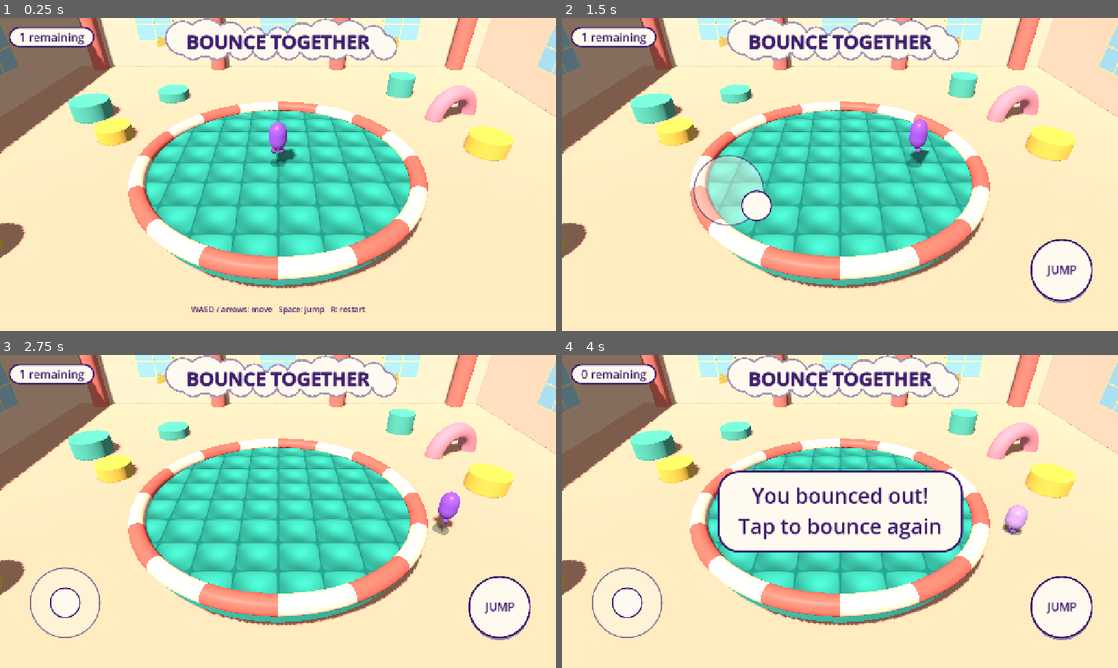
Above: before the commit, frames 1-4 (two rows, left to right).
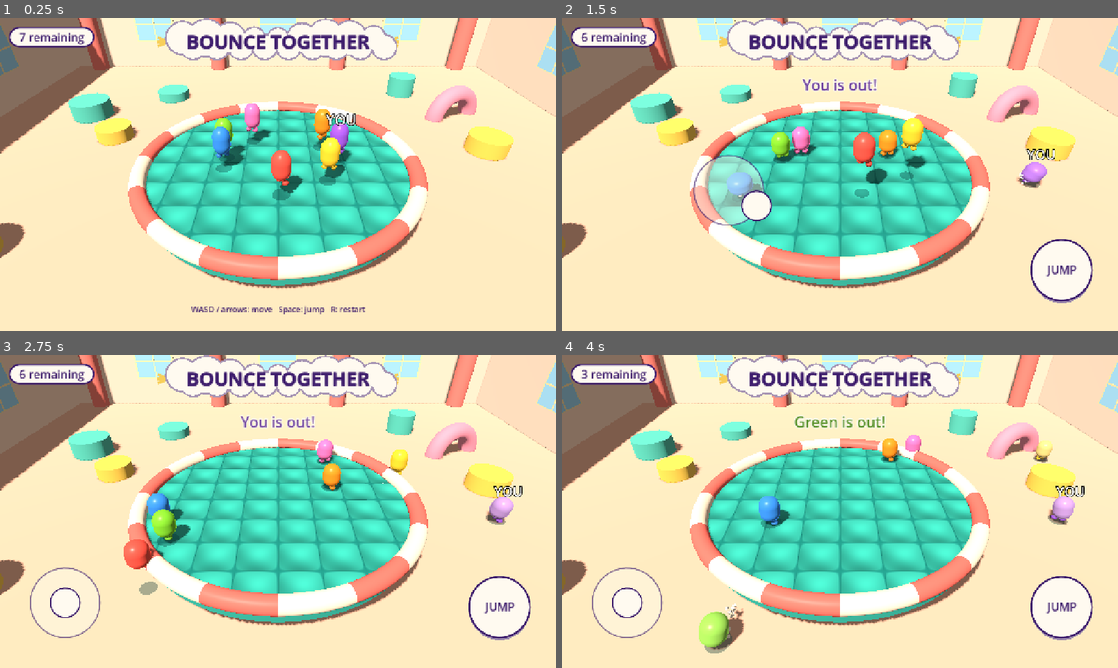
Above: after the commit, the same moments.

Repository: oronanschel/bounce-together
Game: Godot game, scene res://scenes/main.tscn
Two runs of this game, one before a commit and one after it. Both use one fixed random seed, a clock stepped at 60 frames per second and the inputs below.
Inputs (mouse positions are in pixels of both pictures, inside the frame that each line leads up to):
- Up to frame 1 (0.25 s): no input
- Up to frame 2 (1.5 s): move the mouse to (962, 158) at 0.52 s; hold D (move_right) 0.53-1.25 s; tap Space (jump) at 0.6, 0.77, 1.07 s; click (962, 158) at 0.67 s; drag from (728, 190) to (812, 237) at 1.27 s
- Up to frame 3 (2.75 s): move the mouse to (333, 442) at 2.02 s; hold D (move_right) from 2.03 s (still down); tap Space (jump) at 2.1 s
- Up to frame 4 (4 s): release D (move_right) at 2.75 s; tap Enter at 2.75, 3.5 s; drag from (812, 574) to (673, 464) at 2.77 s; move the mouse to (1006, 558) at 3.52 s; hold A (move_left) from 3.53 s (still down); tap Space (jump) at 3.6, 3.77 s

The runs differ from the first frame. In frame 1, 3.0% of the frame differs, in the area x 3-64%, y 4-59%; in frame 2, 3.3%; in frame 3, 3.2%; in frame 4, 14%, in the area x 3-94%, y 4-96%.

Commit message:
Add bouncy local opponents and last-one-standing rounds
Assisted-by: Codex:GPT-6 (Karma42 agent codex-bouncer)

Diff:
--- a/scripts/main.gd
+++ b/scripts/main.gd
@@ -9,12 +9,17 @@
 const Fx := preload("res://scripts/fx.gd")
 
 const ARENA_RADIUS := 8.0
+const BOUNCER_COUNT := 7
+const HIT_DISTANCE := 1.12
+const HIT_COOLDOWN := 0.55
 const OUT_HEIGHT := -0.8  # below the arena top (y = 0) means you fell off
 
 var players: Array = []
 var hud
 var arena
 var round_over := false
+var hit_cooldowns := {}
+var bot_think_time := 0.0
 
 
 func _ready() -> void:
@@ -78,16 +83,33 @@
 
 func start_round() -> void:
 	for p in players:
+		remove_child(p)
 		p.queue_free()
 	players.clear()
+	hit_cooldowns.clear()
+	bot_think_time = 0.0
 	round_over = false
-	var p := Player.new()
-	p.body_color = preload("res://scripts/character_visual.gd").PALETTE[0]
-	p.set_meta("display_name", preload("res://scripts/character_visual.gd").NAMES[0])
-	p.position = Vector3(0, 1.5, 0)
-	add_child(p)
-	p.landed.connect(_on_player_landed.bind(p))
-	players.append(p)
+	var visual := preload("res://scripts/character_visual.gd")
+	for i in BOUNCER_COUNT:
+		var p := Player.new()
+		p.body_color = visual.PALETTE[i]
+		p.set_meta("display_name", "You" if i == 0 else visual.NAMES[i])
+		p.is_bot = i != 0
+		var angle := TAU * float(i) / BOUNCER_COUNT
+		p.position = Vector3(cos(angle) * 3.5, 1.5, sin(angle) * 3.5)
+		add_child(p)
+		if i == 0:
+			var marker := Label3D.new()
+			marker.text = "YOU"
+			marker.position.y = 2.1
+			marker.billboard = BaseMaterial3D.BILLBOARD_ENABLED
+			marker.font_size = 40
+			marker.pixel_size = 0.02
+			marker.outline_size = 8
+			marker.modulate = Color.WHITE
+			p.add_child(marker)
+		p.landed.connect(_on_player_landed.bind(p))
+		players.append(p)
 	hud.show_playing(_remaining())
 
 
@@ -107,18 +129,96 @@
 	return n
 
 
-func _physics_process(_delta: float) -> void:
+func _physics_process(delta: float) -> void:
 	if Input.is_action_just_pressed("restart"):
 		start_round()
 		return
 	if round_over:
 		return
+
+	bot_think_time -= delta
+	if bot_think_time <= 0.0:
+		_update_bots()
+		bot_think_time = 0.3
+	for key in hit_cooldowns.keys():
+		hit_cooldowns[key] -= delta
+		if hit_cooldowns[key] <= 0.0:
+			hit_cooldowns.erase(key)
+	_resolve_bumps()
+
+	# Mark all falls first so simultaneous knockouts can produce a draw.
+	var newly_out: Array = []
 	for p in players:
 		if not p.is_out and p.global_position.y < OUT_HEIGHT:
 			p.is_out = true
-			hud.set_remaining(_remaining())
-			if _remaining() > 0:
-				hud.flash_out(p.get_meta("display_name", "Someone"), p.body_color)
-	if _remaining() == 0:
+			newly_out.append(p)
+	if newly_out.is_empty():
+		return
+	var remaining := _remaining()
+	hud.set_remaining(remaining)
+	if remaining <= 1:
 		round_over = true
-		hud.show_game_over("You bounced out!")
+		if remaining == 0:
+			hud.show_game_over("Everyone bounced out!")
+		else:
+			for p in players:
+				if not p.is_out:
+					if p.is_bot:
+						hud.show_win(p.get_meta("display_name", "Someone"), p.body_color)
+					else:
+						hud.show_game_over("You win!")
+					break
+	else:
+		var p = newly_out.back()
+		hud.flash_out(p.get_meta("display_name", "Someone"), p.body_color)
+
+
+func _update_bots() -> void:
+	for bot in players:
+		if not bot.is_bot or bot.is_out:
+			continue
+		var nearest = null
+		var nearest_distance := INF
+		for other in players:
+			if other == bot or other.is_out:
+				continue
+			var distance: float = bot.global_position.distance_squared_to(other.global_position)
+			if distance < nearest_distance:
+				nearest = other
+				nearest_distance = distance
+		if nearest == null:
+			bot.bot_direction = Vector2.ZERO
+			continue
+		var toward: Vector3 = nearest.global_position - bot.global_position
+		var steering := Vector2(toward.x, toward.z).normalized()
+		var radial := Vector2(bot.global_position.x, bot.global_position.z)
+		# Turn inward near the edge, but momentum from a bump can still knock out a bot.
+		if radial.length() > ARENA_RADIUS - 2.0:
+			steering -= radial.normalized() * 1.5
+		bot.bot_direction = steering.normalized()
+		bot.bot_jump = nearest_distance < 5.0 and randf() < 0.2
+
+
+func _resolve_bumps() -> void:
+	for i in players.size():
+		var a = players[i]
+		if a.is_out:
+			continue
+		for j in range(i + 1, players.size()):
+			var b = players[j]
+			if b.is_out:
+				continue
+			var key := Vector2i(i, j)
+			if hit_cooldowns.has(key):
+				continue
+			var separation: Vector3 = b.global_position - a.global_position
+			var horizontal := Vector2(separation.x, separation.z)
+			if horizontal.length() > HIT_DISTANCE or abs(separation.y) > 1.2:
+				continue
+			var direction := horizontal.normalized() if horizontal.length() > 0.001 else Vector2.RIGHT
+			var impulse := Vector3(direction.x, 0, direction.y) * 6.5
+			a.knockback -= impulse
+			b.knockback += impulse
+			a.velocity.y = maxf(a.velocity.y, 2.0)
+			b.velocity.y = maxf(b.velocity.y, 2.0)
+			hit_cooldowns[key] = HIT_COOLDOWN
--- a/scripts/player.gd
+++ b/scripts/player.gd
@@ -9,12 +9,17 @@
 
 var body_color := Color("8f5bd8")
 var is_out := false
+var is_bot := false
+var bot_direction := Vector2.ZERO
+var bot_jump := false
+var knockback := Vector3.ZERO
 
 const SPEED := 6.0
 const ACCEL := 30.0
 const JUMP_VELOCITY := 9.0
 const GRAVITY := 22.0
-const BOUNCE := 0.45
+const BOUNCE := 0.58
+const KNOCKBACK_DRAG := 2.0
 
 var _was_on_floor := false
 var _last_fall_speed := 0.0
@@ -42,15 +47,25 @@
 
 	var input := Vector2.ZERO
 	if not is_out:
-		input = Input.get_vector("move_left", "move_right", "move_forward", "move_back")
+		if is_bot:
+			input = bot_direction
+		else:
+			input = Input.get_vector("move_left", "move_right", "move_forward", "move_back")
 	var target := Vector3(input.x, 0, input.y) * SPEED
 	velocity.x = move_toward(velocity.x, target.x, ACCEL * delta)
 	velocity.z = move_toward(velocity.z, target.z, ACCEL * delta)
 
-	if is_on_floor() and not is_out and Input.is_action_just_pressed("jump"):
+	if is_on_floor() and not is_out and (bot_jump if is_bot else Input.is_action_just_pressed("jump")):
 		velocity.y = JUMP_VELOCITY
 
+	# External impulses persist separately from steering so a hit can carry a
+	# bouncer off the edge instead of being immediately cancelled by input.
+	velocity.x += knockback.x
+	velocity.z += knockback.z
 	move_and_slide()
+	velocity.x -= knockback.x
+	velocity.z -= knockback.z
+	knockback = knockback.move_toward(Vector3.ZERO, KNOCKBACK_DRAG * delta)
 
 	if is_on_floor() and not _was_on_floor:
 		var impact := _last_fall_speed
--- /dev/null
+++ b/tests/round_smoke.gd
@@ -0,0 +1,29 @@
+extends SceneTree
+
+func _initialize() -> void:
+	call_deferred("check_round")
+
+func check_round() -> void:
+	var game = load("res://scenes/main.tscn").instantiate()
+	root.add_child(game)
+	await physics_frame
+	assert(game.players.size() == 7 and game._remaining() == 7)
+	assert(not game.players[0].is_bot and game.players[1].is_bot)
+	var a = game.players[0]
+	var b = game.players[1]
+	a.position = Vector3(0, 1, 0)
+	b.position = Vector3(1, 1, 0)
+	game._resolve_bumps()
+	assert(a.knockback.x < 0 and b.knockback.x > 0)
+	for i in range(1, 7):
+		game.players[i].position.y = -1
+	game._physics_process(0.016)
+	assert(game._remaining() == 1 and game.round_over)
+	game.start_round()
+	assert(game.players.size() == 7 and game._remaining() == 7 and not game.round_over)
+	for p in game.players:
+		p.position.y = -1
+	game._physics_process(0.016)
+	assert(game._remaining() == 0 and game.round_over)
+	print("ROUND CHECK PASSED")
+	quit()
Binary file added: docs/screenshots/bots.png
Not shown, changed: export_presets.cfg
Not shown, changed: build/web-compact/index.pck.wasm
Not shown, changed: build/web/index.pck
